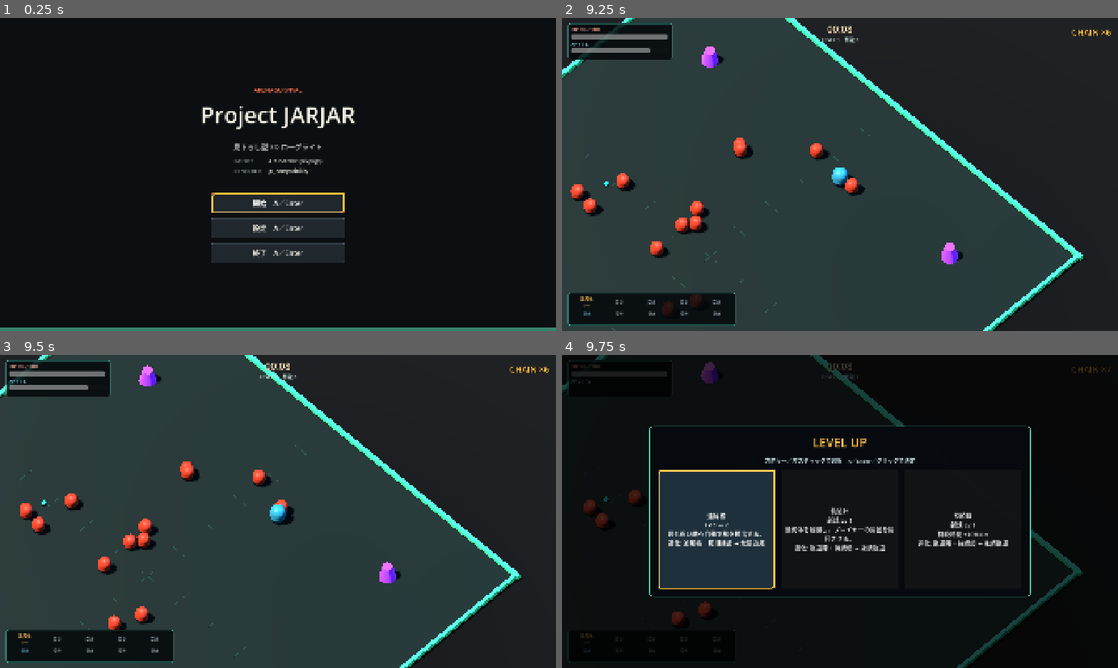
Above: before the commit, frames 1-4 (two rows, left to right).
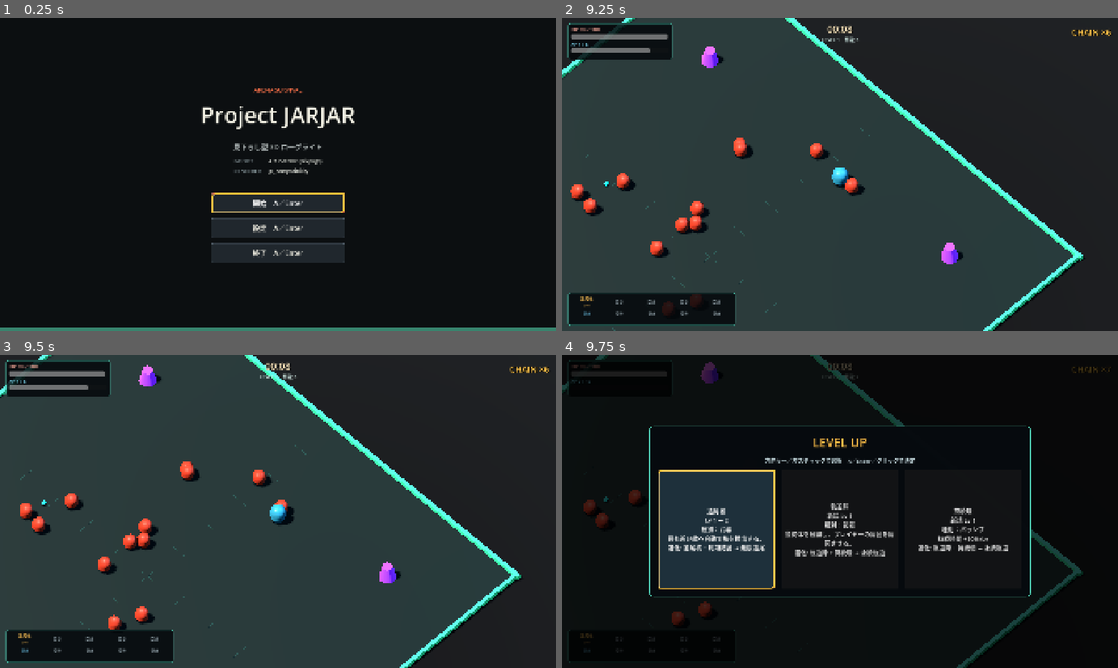
Above: after the commit, the same moments.

Repository: kawano-takashi/project-jarjar
Game: Godot game, scene res://scenes/main.tscn
Two runs of this game, one before a commit and one after it. Both use one fixed random seed, a clock stepped at 60 frames per second and the inputs below.
Inputs (mouse positions are in pixels of both pictures, inside the frame that each line leads up to):
- Up to frame 1 (0.25 s): no input
- Up to frame 2 (9.25 s): click "開始 A／Enter" at 0.5 s; tap Enter at 1.25, 1.35, 2.85, 4.35, 5.85, 7.35, 8.85 s; move the mouse to (812, 237) at 1.27 s; hold W (move_up) 1.28-2.78 s; click (812, 237) at 1.42 s; tap Space at 1.52, 2.27, 3.77, 4.52, 5.27, 6.77, 7.52, 8.27 s; move the mouse to (1006, 221) at 2.02 s; tap Keypad Enter every 1.5 s from 2.1 to 8.1 s; move the mouse to (673, 127) at 2.77 s; hold A (move_left) 2.78-4.28 s; move the mouse to (867, 174) at 3.52 s; click (867, 174) at 3.67 s; move the mouse to (756, 96) at 4.27 s; hold S (move_down) 4.28-5.03 s; move the mouse to (962, 158) at 5.02 s; hold D (move_right) 5.03-5.78 s; move the mouse to (728, 190) at 5.77 s; hold W (move_up) 5.78-6.53 s; click (728, 190) at 5.92 s; move the mouse to (895, 105) at 6.52 s; hold D (move_right) 6.53-8.78 s; move the mouse to (812, 237) at 7.27 s; move the mouse to (1006, 221) at 8.02 s; click (1006, 221) at 8.17 s; move the mouse to (673, 127) at 8.77 s; hold S (move_down) from 8.78 s (still down)
- Up to frame 3 (9.5 s): keep holding S (move_down)
- Up to frame 4 (9.75 s): move the mouse to (867, 511) at 9.52 s; release S (move_down) at 9.53 s; hold A (move_left) from 9.53 s (still down); tap Keypad Enter at 9.6 s

Frames 1-3 are identical in both runs. In frame 4, 3.0% of the frame differs, in the area x 19-81%, y 47-65%.

Commit message:
feat: label level-up reward types

Diff:
--- a/src/ui/survival_overlay.gd
+++ b/src/ui/survival_overlay.gd
@@ -302,7 +302,12 @@
 	var current_level: int = int(_read_property(option, &"current_level", 0))
 	var next_level: int = int(_read_property(option, &"next_level", current_level + 1))
 	var level_text: String = "新規 Lv %d" % next_level if current_level <= 0 else "Lv %d → %d" % [current_level, next_level]
-	var lines := PackedStringArray([display_name, level_text])
+	var kind: int = int(_read_property(option, &"kind", -1))
+	var lines := PackedStringArray([
+		display_name,
+		level_text,
+		"種別：%s" % _upgrade_kind_label(kind),
+	])
 	if not description.is_empty():
 		lines.append("")
 		lines.append(description)
@@ -310,6 +315,15 @@
 		lines.append("")
 		lines.append(pairing_hint)
 	return "\n".join(lines)
+
+
+func _upgrade_kind_label(kind: int) -> String:
+	match kind:
+		GameTypes.UpgradeKind.WEAPON:
+			return "武器"
+		GameTypes.UpgradeKind.PASSIVE:
+			return "パッシブ"
+	return "不明"
 
 
 func _refresh_evolution_guide() -> void:
--- a/tests/scenario/survival_ui_scenario_test.gd
+++ b/tests/scenario/survival_ui_scenario_test.gd
@@ -55,16 +55,33 @@
 	overlay.show_level_offer({
 		"serial": 71,
 		"options": [
-			_option("共鳴波", 1, 2, "進化: 生命格子", 100.0),
-			_option("追尾核", 0, 1, "進化: 周期結晶", 90.0),
-			_option("方向針", 4, 5, "進化: 速度門", 80.0),
+			_option(GameTypes.UpgradeKind.WEAPON, "共鳴波", 1, 2, "進化: 生命格子", 100.0),
+			_option(GameTypes.UpgradeKind.PASSIVE, "周期結晶", 0, 1, "進化: 追尾核", 90.0),
+			_option(-1, "分類なし", 4, 5, "進化: 不明", 80.0),
 		],
 	})
 	var level_state: Dictionary = overlay.debug_state()
 	assertions.expect_true(level_state["level_visible"], "level-up modal is visible")
 	assertions.expect_equal(3, level_state["option_texts"].size(), "exactly three choices are visible")
-	assertions.expect_false(str(level_state["option_texts"][0]).contains("weight"), "internal offer weight is hidden")
-	assertions.expect_false(str(level_state["option_texts"][0]).contains("進化ペア: 進化"), "pairing hint has one prefix")
+	var weapon_option_text: String = str(level_state["option_texts"][0])
+	var passive_option_text: String = str(level_state["option_texts"][1])
+	var unknown_option_text: String = str(level_state["option_texts"][2])
+	assertions.expect_true(
+		weapon_option_text.contains("Lv 1 → 2\n種別：武器\n\n説明"),
+		"weapon kind follows the level and precedes the description",
+	)
+	assertions.expect_true(
+		passive_option_text.contains("新規 Lv 1\n種別：パッシブ\n\n説明"),
+		"passive kind follows the level and precedes the description",
+	)
+	assertions.expect_true(
+		unknown_option_text.contains("Lv 4 → 5\n種別：不明\n\n説明"),
+		"unknown kind is not misclassified",
+	)
+	assertions.expect_false(weapon_option_text.contains("weight"), "internal offer weight is hidden")
+	assertions.expect_false(weapon_option_text.contains("進化ペア: 進化"), "pairing hint has one prefix")
+	var choice_zero := overlay.get_node("Root/LevelUpModal/Center/Panel/Content/Choices/LevelChoice0") as Button
+	assertions.expect_equal("共鳴波", choice_zero.accessibility_name, "accessibility name remains the display name")
 	var choice_two := overlay.get_node("Root/LevelUpModal/Center/Panel/Content/Choices/LevelChoice2") as Button
 	choice_two.pressed.emit()
 	assertions.expect_equal(PackedInt32Array([2]), selected, "choice buttons emit their indexed selection")
@@ -294,6 +311,7 @@
 
 
 func _option(
+	kind: int,
 	display_name: String,
 	current_level: int,
 	next_level: int,
@@ -301,6 +319,7 @@
 	weight: float,
 ) -> Dictionary:
 	return {
+		"kind": kind,
 		"display_name": display_name,
 		"description": "説明",
 		"pairing_hint": pairing_hint,
@@ -314,9 +333,9 @@
 	return {
 		"serial": serial,
 		"options": [
-			_option("%s 0" % prefix, 1, 2, "進化: P0", 100.0),
-			_option("%s 1" % prefix, 1, 2, "進化: P1", 90.0),
-			_option("%s 2" % prefix, 1, 2, "進化: P2", 80.0),
+			_option(GameTypes.UpgradeKind.WEAPON, "%s 0" % prefix, 1, 2, "進化: P0", 100.0),
+			_option(GameTypes.UpgradeKind.PASSIVE, "%s 1" % prefix, 1, 2, "進化: P1", 90.0),
+			_option(GameTypes.UpgradeKind.WEAPON, "%s 2" % prefix, 1, 2, "進化: P2", 80.0),
 		],
 	}
 
Not shown, changed: docs/final-qa.md
Not shown, changed: docs/project-status.md
